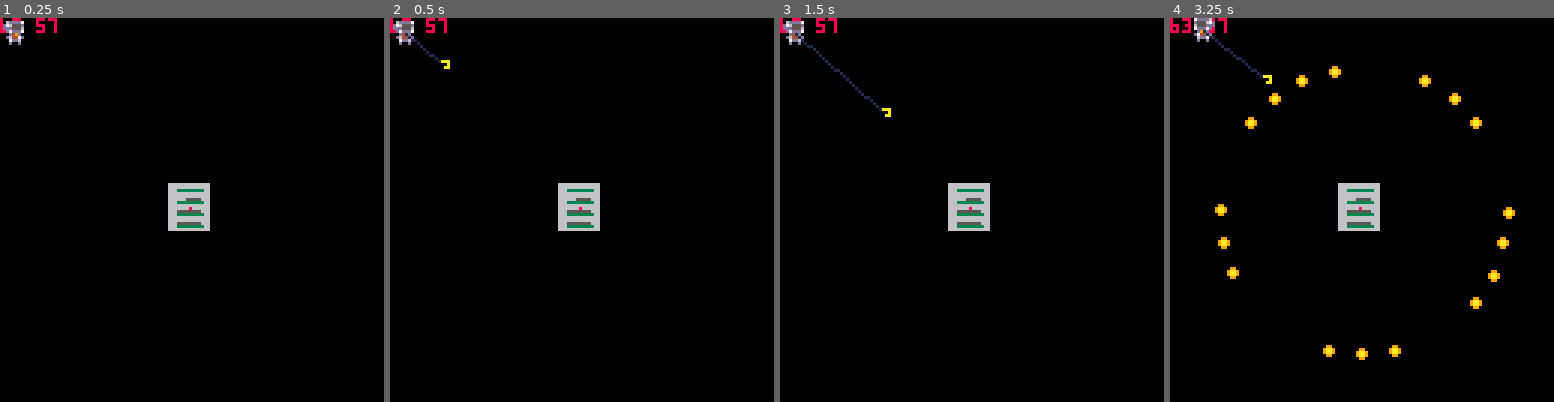
Above: before the commit, frames 1-4 (left to right).
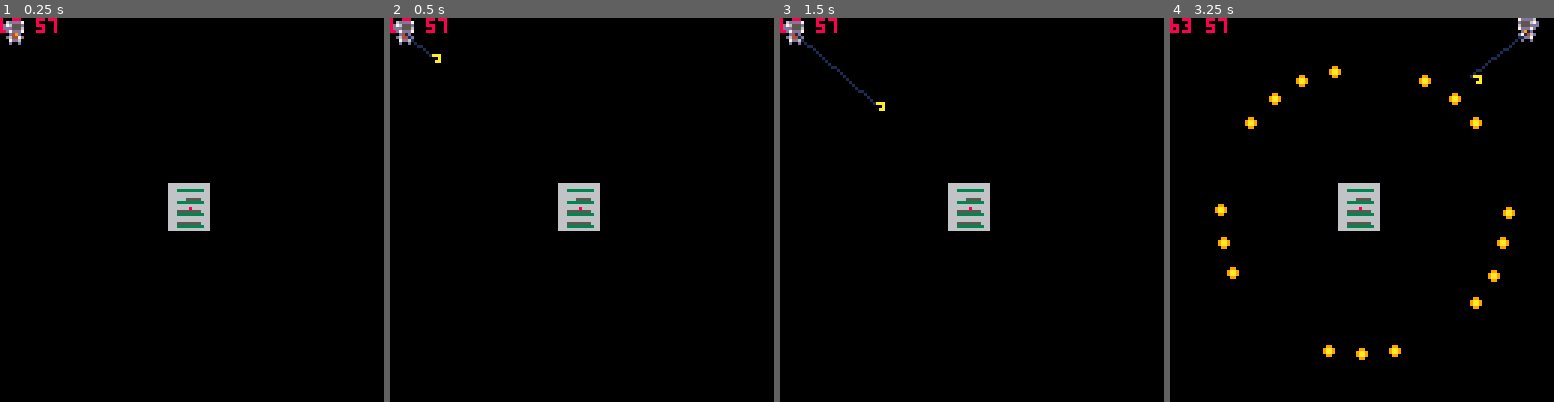
Above: after the commit, the same moments.

Repository: Vellih0r/theveryseriousjuniperdevgamejam
Game: PICO-8 cartridge days/day1.p8
Same seed, same stepped clock (60 frames per second), same inputs: the game is played once before the commit and once after it.
Inputs:
- Up to frame 1 (0.25 s): no input
- Up to frame 2 (0.5 s): tap X (X key) at 0.33 s
- Up to frame 3 (1.5 s): tap O (Z key) at 0.7 s; tap X (X key) at 1.07 s
- Up to frame 4 (3.25 s): hold Right 1.6-2.1 s; tap O (Z key) every 0.4 s from 1.7 to 2.9 s; tap X (X key) at 1.85, 2.97 s; hold Up 2.15-2.42 s; hold Right 2.47-3.03 s; hold Left from 3.08 s (still down)

Frame 1 is identical in both runs. In frame 2, 0.1% of the frame differs, in the area x 6-16%, y 5-14%; in frame 3, 0.1%; in frame 4, 0.8%, in the area x 6-97%, y 0-18%.

Commit message:
kinda working hook boots, maybe worthless work done, moving trigonometry to separate funciton {go_to_obj}, or maybe it will be useful, small fixes with hook functions

Diff:
--- a/days/day1.p8
+++ b/days/day1.p8
@@ -94,6 +94,7 @@
 		max_parts=4,
 		cur_parts=4,
 		level=1,
+		cooldown = 20,
 		draw=basic_draw,
 		a1 = basic_atack,
 	}
@@ -124,11 +125,6 @@
 		b.a1(b.x, b.y,16)
 	end
 
-	-- demo, delete this
-	if t() % 4 == 0 then
-		boss_hit()
-	end
-
 	if b.dead then
 		b = bil
 	end
@@ -150,11 +146,12 @@
 	player ={
 		x=1,  y=1,
 		dx=0, dy=0,
-		speed = 4,
+		speed = 1,
 		sprite = 1,
 		dir = 1,
 		ass = false,
 		buffer = 0,
+		xrelease = true,
 	}
 
 	hook ={
@@ -172,10 +169,24 @@
 end
 
 function player_buttons()
-	if player.buffer < 1 and btn(❎) then
-		throw_hook()
-		player.buffer = 20
-	end
+	local h = hook
+	local p = player
+	if btn(❎) and p.buffer < 1 then
+		-- thorw
+		if not h.visible and p.xrelease then
+			hook_throw()
+			p.buffer = 20
+		elseif not h.is_moving then
+			hook_boost()
+			p.buffer = 2
+		end
+		p.xrelease = false
+	end
+
+	if not btn(❎) then
+		p.xrelease = true
+	end
+
 	if btn(🅾️)	then
 		delete_hook()
  end
@@ -221,10 +232,10 @@
 
 	if (btn(⬇️)) p.dy += 1
 
-	-- player.dx =	mid(-1, player.dx, 1)
-
-	player.dx *= 0.2
-	player.dy *= 0.2
+	player.dx =	mid(-5, player.dx, 5)
+
+	player.dx *= 0.8
+	player.dy *= 0.8
 
 	move_player()
 end
@@ -273,16 +284,37 @@
 
 -----------------------
 -- hook
-function throw_hook()
+function go_to_obj(o,o2,dx_in,dy_in,speed_in)
+	-- arguments:
+	-- object1. object2, obj1.dx, obj2.dy
+	local speed = speed_in or o.speed
+	local dx1 = dx_in or o.dx
+	local dy1 = dy_in or o.dy
+
+	local nextx = o.x + dx1 * speed
+	local nexty = o.y + dy1 * speed
+
+	local angle = atan2(o2.x-nextx, o2.y-nexty)
+
+	local dirx = cos(angle)
+	local diry = sin(angle)
+	return {
+		dx=dirx,
+		dy=diry,
+		nx=nextx,
+		ny=nexty,
+	}
+end
+
+function hook_throw()
 	hook.visible = true
 
-	local angle = atan2(target.x - hook.x,target.y - hook.y)
-
-	hook.dx = cos(angle)
-	hook.dy = sin(angle)
-
-	hook.x = player.x + hook.dx * hook.speed
-	hook.y = player.y + hook.dy * hook.speed
+	local dir = go_to_obj(player,target,hook.dx,hook.dy,hook.speed)
+	hook.x = dir.nx
+	hook.y = dir.ny
+	hook.dx = dir.dx
+	hook.dy = dir.dy
+
 
 	hook.tx = target.x
 	hook.ty = target.y
@@ -298,14 +330,23 @@
 end
 
 
+function hook_boost()
+	local p = player
+	local h = hook
+
+	local dir = go_to_obj(p, h)
+	p.dx += dir.dx * 2
+	p.dy += dir.dy * 2
+end
+
 function move_hook()
 	if hook.visible and hook.is_moving then
 
 		hook.x += hook.dx * hook.speed
 		hook.y += hook.dy * hook.speed
 
-		if abs(hook.x - hook.tx) < 3
-		and abs(hook.y - hook.ty) < 3
+		if abs(hook.x - hook.tx) < 4
+		and abs(hook.y - hook.ty) < 4
 		then
 	 		hook.x = hook.tx
 	 		hook.y = hook.ty
